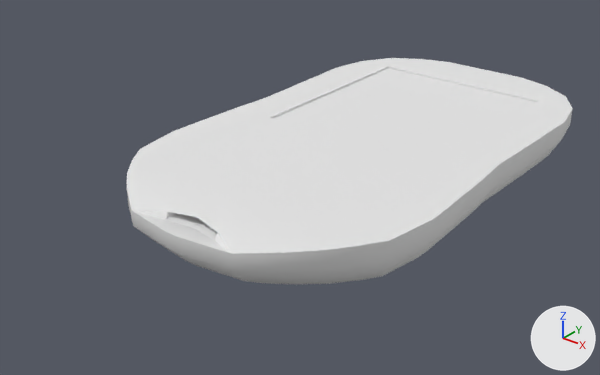
One commit to the FBX model care-up/Assets/_Models/BloodGlucoseMeter.fbx: the scene before it, then after it.
Both versions are drawn from a 50 mm camera at (0.1049, -0.1547, 0.084) aimed at (-0.005, -0.0174, -0.0012). The axes (+X, +Y, +Z) are drawn at lower right. The lights are the same throughout. Where no turn or scale is listed for an object, it has been applied to the vertices. Vertices at the same position are counted once.

The first picture shows 'BloodGlucoseMeter'.
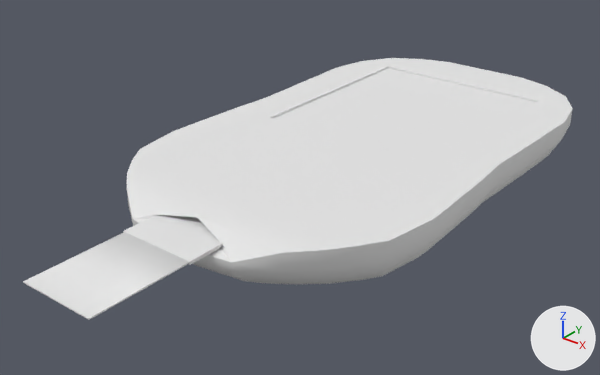
The newer file is also rescaled (x0.85) as a whole; pictures and numbers use the older file's frame.

Boxes (x1, y1, x2, y2) around the edits, measured in the pictures (600 x 375 px; the box of a moved part takes in the faces that stretch with it):
'TestStrip', added: after (23, 215, 223, 320)
part 1 of me_cube_003, moved or reshaped: before (127, 188, 199, 217); after (127, 188, 199, 219)
part 2 of me_cube_003, moved or reshaped: before (133, 211, 203, 234); after (134, 215, 155, 223)
part 3 of me_cube_003, moved or reshaped: (127, 192, 284, 272) in both
part 4 of me_cube_003, moved or reshaped: before (197, 216, 284, 254); after (197, 216, 284, 262)
part 5 of me_cube_003, moved or reshaped: before (173, 222, 231, 253); after (209, 246, 231, 262)

The change, as a diff of the scene's bpy script:
```diff
--- a/care-up/Assets/_Models/BloodGlucoseMeter.fbx.py
+++ b/care-up/Assets/_Models/BloodGlucoseMeter.fbx.py
@@ mat_teststrip @@
+mat_teststrip = principled_material('TestStrip')
+mat_teststrip.base_color = (0.8, 0.8, 0.8)  # white #e7e7e7
+mat_teststrip.roughness = 0.553
@@ me_cube_003 @@
 me_cube_003.from_pydata(...)  # 317 vertices, 322 faces; spans x -0.0362..0.0362, y -0.0622..0.0634, z -0.0089..0.0084
 # used by ob_bloodglucosemeter; location = (0.0, 0.0, 0.0)
+# me_cube_003 part 1: the 1 vertex in x -0.0068, y -0.0569, z 0.0079 is moved by (-0.0025, -0.0013, -0.0009)
+# me_cube_003 part 2: the 1 vertex in x -0.0068, y -0.0579, z 0.0064 is moved by (-0.0025, -0.001, -0.0003)
+# me_cube_003 part 3: all 5 vertices in x -0.0135..0.0135, y -0.0622..-0.0605, z 0.0074 are moved by (0.0, 0.0, -0.0019)
+# me_cube_003 part 4: the 1 vertex in x 0.0068, y -0.0569, z 0.0079 is moved by (0.0033, -0.0018, -0.0012)
+# me_cube_003 part 5: the 1 vertex in x 0.0068, y -0.0578, z 0.0064 is moved by (0.0033, -0.0013, -0.0004)
 me_cube_003.materials.append(mat_bloodglucosemeter_glossy)
@@ me_plane @@
+me_plane.from_pydata(...)  # 40 vertices, 38 faces; spans x -0.0091..0.0091, y -0.0455..0.0455, z -0.0004..0.0004
+me_plane.materials.append(mat_teststrip)  # white #e7e7e7
@@ ob_teststrip @@
+ob_teststrip = bpy.data.objects.new('TestStrip', me_plane)
+ob_teststrip.location = (0.0, -0.0435, 0.0066)
```
